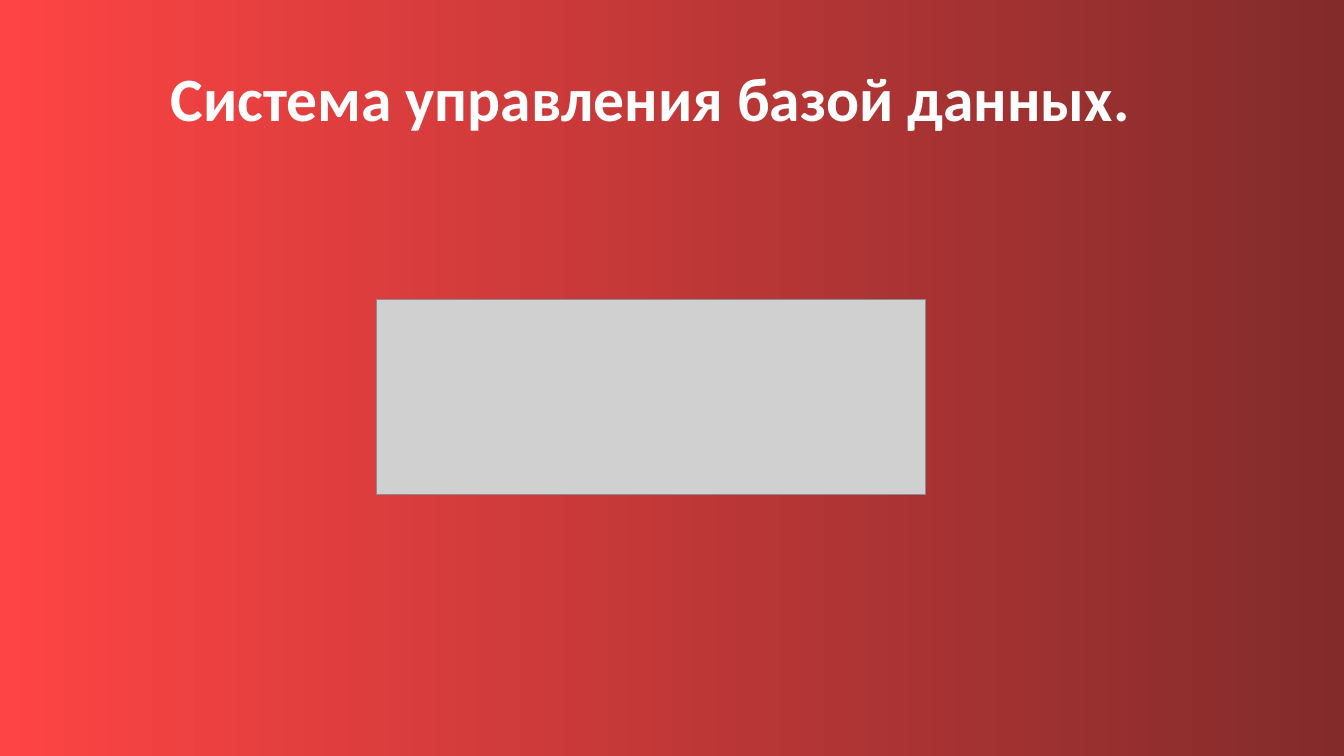
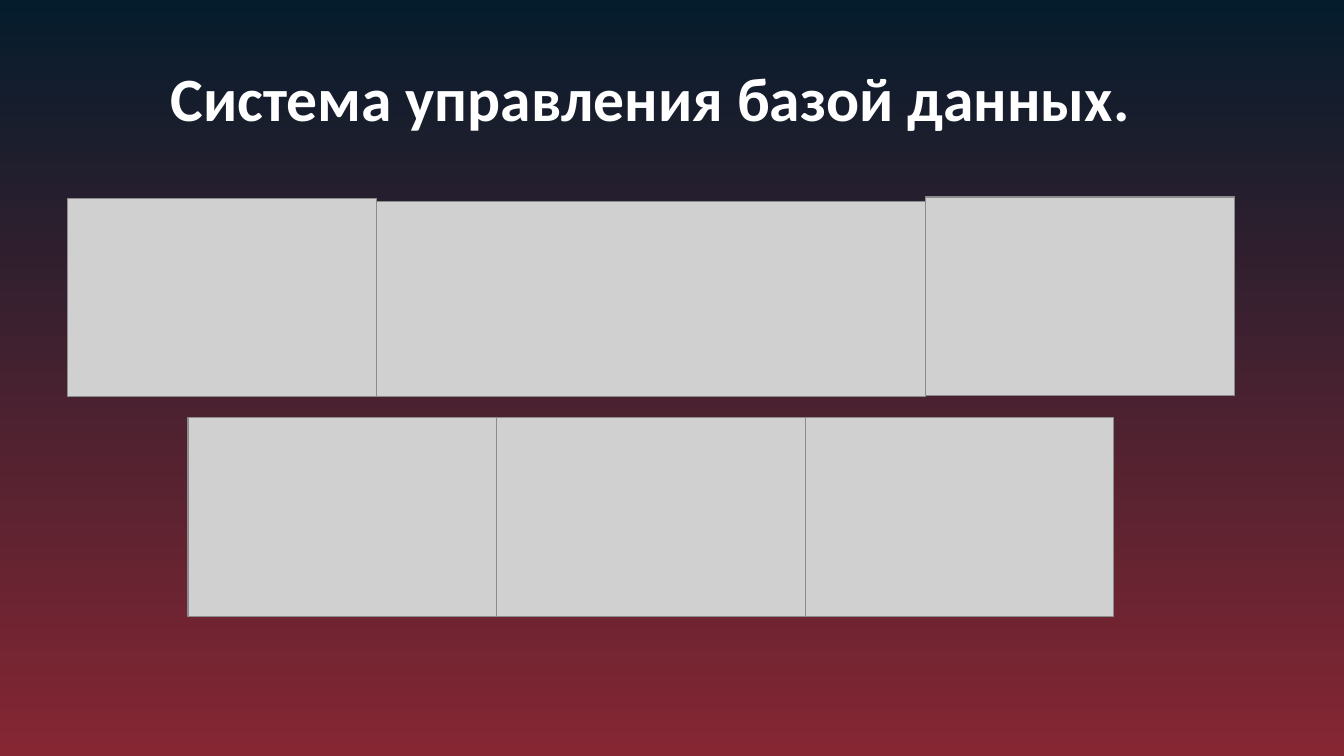
Before and after one commit to artemnaplavkov/Samokat_Website, a slide deck: slide 5 of Проект самокат bruh.pptx. Drawn at 1344x756 pixels with LibreOffice and Linux fonts; fonts in the diff are those of the drawing; grey boxes stand for pictures. Boxes give left, top, right and bottom in pixels: in the first picture for what was removed or moved away, otherwise in the second. Text is boxed around its words. In the diff, an @@ line names an element or a change of style, - is before the commit and + after.

```diff
--- a/Проект самокат bruh.pptx
+++ b/Проект самокат bruh.pptx
@@ background gradient #FE4444 to #832B2B to gradient #051C2C to #862633 @@
@@ picture added at [68,199,376,397] @@
@@ picture: place and size @@
-picture at [376,299,926,495]
+picture at [376,202,926,397]
@@ picture added at [927,197,1235,395] @@
@@ picture added at [189,418,497,617] @@
@@ picture added at [497,418,806,617] @@
@@ picture added at [806,418,1114,617] @@
```
Also in this commit, not shown: 11 other slides changed.
